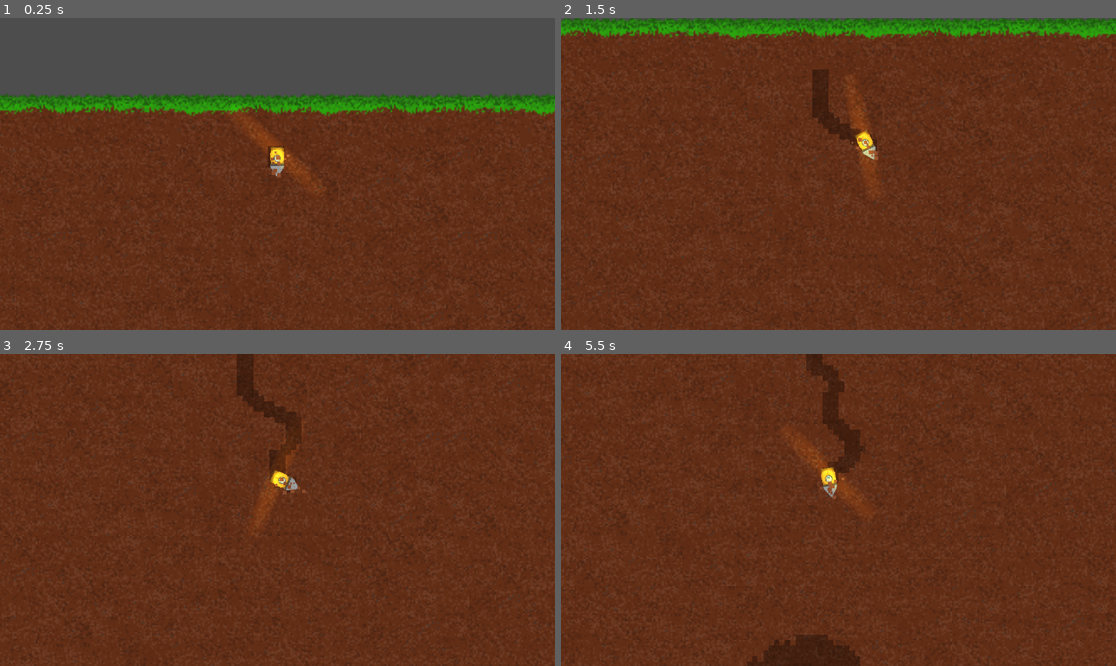
Above: before the commit, frames 1-4 (two rows, left to right).
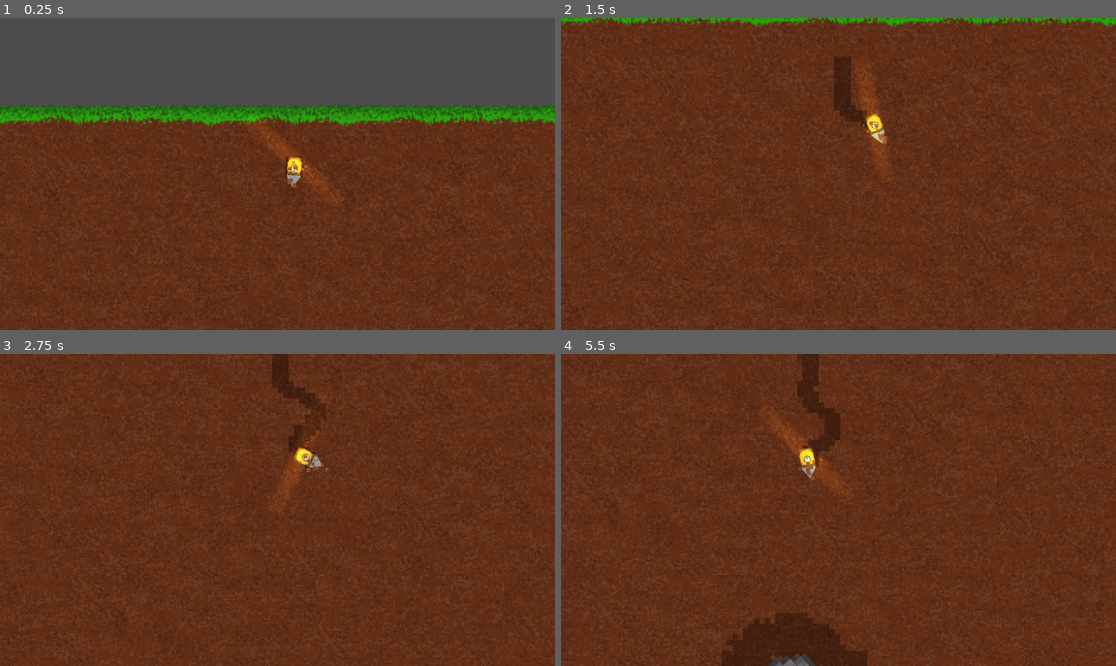
Above: after the commit, the same moments.

Repository: F1ejm/Bratislava_GameJam
Game: Godot game, scene res://Main/Main.tscn
Same seed, same stepped clock (60 frames per second), same inputs: the game is played once before the commit and once after it.
Inputs (mouse positions are in pixels of both pictures, inside the frame that each line leads up to):
- Up to frame 1 (0.25 s): no input
- Up to frame 2 (1.5 s): move the mouse to (960, 158) at 0.52 s; move the mouse to (727, 189) at 1.27 s
- Up to frame 3 (2.75 s): move the mouse to (333, 441) at 2.02 s
- Up to frame 4 (5.5 s): move the mouse to (810, 572) at 2.77 s; move the mouse to (1005, 556) at 3.52 s; move the mouse to (672, 463) at 4.27 s; move the mouse to (866, 510) at 5.02 s

The runs differ from the first frame. In frame 1, 9.4% of the frame differs, in the area x 0-100%, y 24-100%; in frame 2, 8.4%; in frame 3, 3.2%; in frame 4, 4.5%.

Commit message:
shake camera

Diff:
--- a/Main/main.gd
+++ b/Main/main.gd
@@ -1,4 +1,33 @@
 extends Node2D
+
+@export var decay: float = 0.8
+@export var max_offset : Vector2 = Vector2(100,75)
+@export var max_roll : float = 0.1
+@export var follow_node : Node2D
+
+var trauma = 0.0
+var trauma_power = 2
+
+func _process(delta: float) -> void:
+	add_trauma(6)
+
+	if follow_node:
+		global_position = follow_node.global_position
+
+	if trauma:
+		trauma  = max(trauma - decay * delta,0)
+		shake()
+
+func add_trauma(amount:float):
+	trauma = min(trauma +amount, 1.0)
+
+func shake():
+	var amount = pow(trauma,trauma_power)
+	$PlayerCamera.rotation = max_roll * amount * randf_range(-1,1)
+	$PlayerCamera.offset.x = max_offset.x * amount * randf_range(-1,1)
+	$PlayerCamera.offset.y = max_offset.y * amount * randf_range(-1,1)
+
+
 
 @onready var upgrade: Control = $CanvasLayer/Upgrade
 var items := [
--- a/Miner/miner.gd
+++ b/Miner/miner.gd
@@ -24,6 +24,8 @@
 var currentLevel: int = 1
 
 var IsFalling: bool = false
+
+var warning : bool = true
 
 @export var anim : AnimationPlayer
 
--- a/Miner/miner.tscn
+++ b/Miner/miner.tscn
@@ -56,6 +56,11 @@
 fill_from = Vector2(0.5, 0.5)
 metadata/_snap_count = 16
 
+[sub_resource type="Gradient" id="Gradient_jklhs"]
+
+[sub_resource type="GradientTexture2D" id="GradientTexture2D_6ed8r"]
+gradient = SubResource("Gradient_jklhs")
+
 [node name="Miner" type="CharacterBody2D" unique_id=543357979 node_paths=PackedStringArray("anim")]
 motion_mode = 1
 script = ExtResource("1_qjko8")
@@ -88,6 +93,13 @@
 texture_scale = 1.19
 height = 830.0
 
+[node name="PointLight2D2" type="PointLight2D" parent="Node2D" unique_id=567851072]
+position = Vector2(-0.5, 25.5)
+scale = Vector2(0.984375, 1.796875)
+enabled = false
+color = Color(1.2706864, 0.455, 0.4628431, 1)
+texture = SubResource("GradientTexture2D_6ed8r")
+
 [node name="CPUParticles2D" type="CPUParticles2D" parent="." unique_id=1756662190]
 position = Vector2(0, 43)
 amount = 13
@@ -103,3 +115,9 @@
 scale_amount_min = 4.0
 scale_amount_max = 12.0
 color = Color(0.5436707, 0.30170706, 0.17548245, 1)
+
+[node name="Timer" type="Timer" parent="." unique_id=1691136412]
+wait_time = 0.5
+autostart = true
+
+[connection signal="timeout" from="Timer" to="." method="_on_timer_timeout"]
